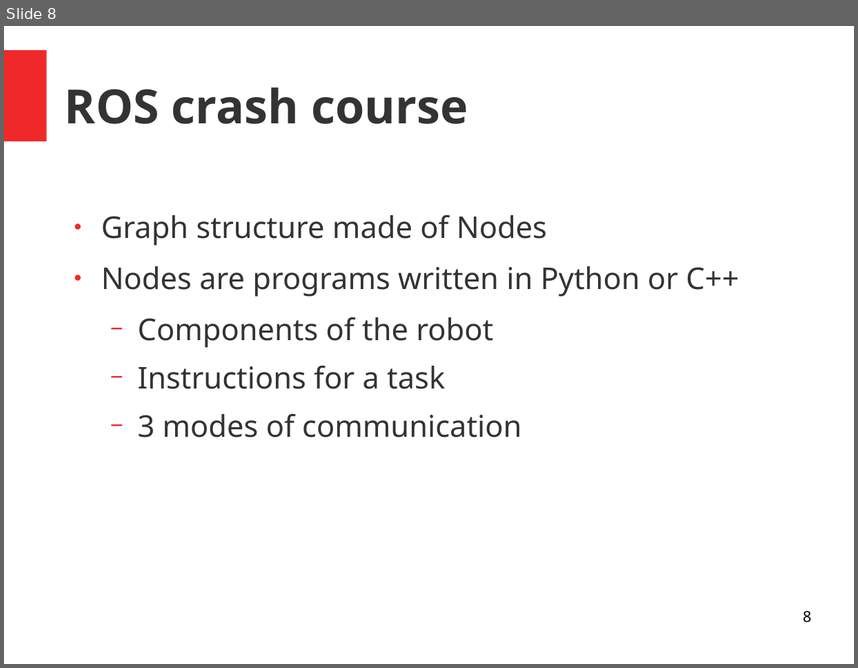
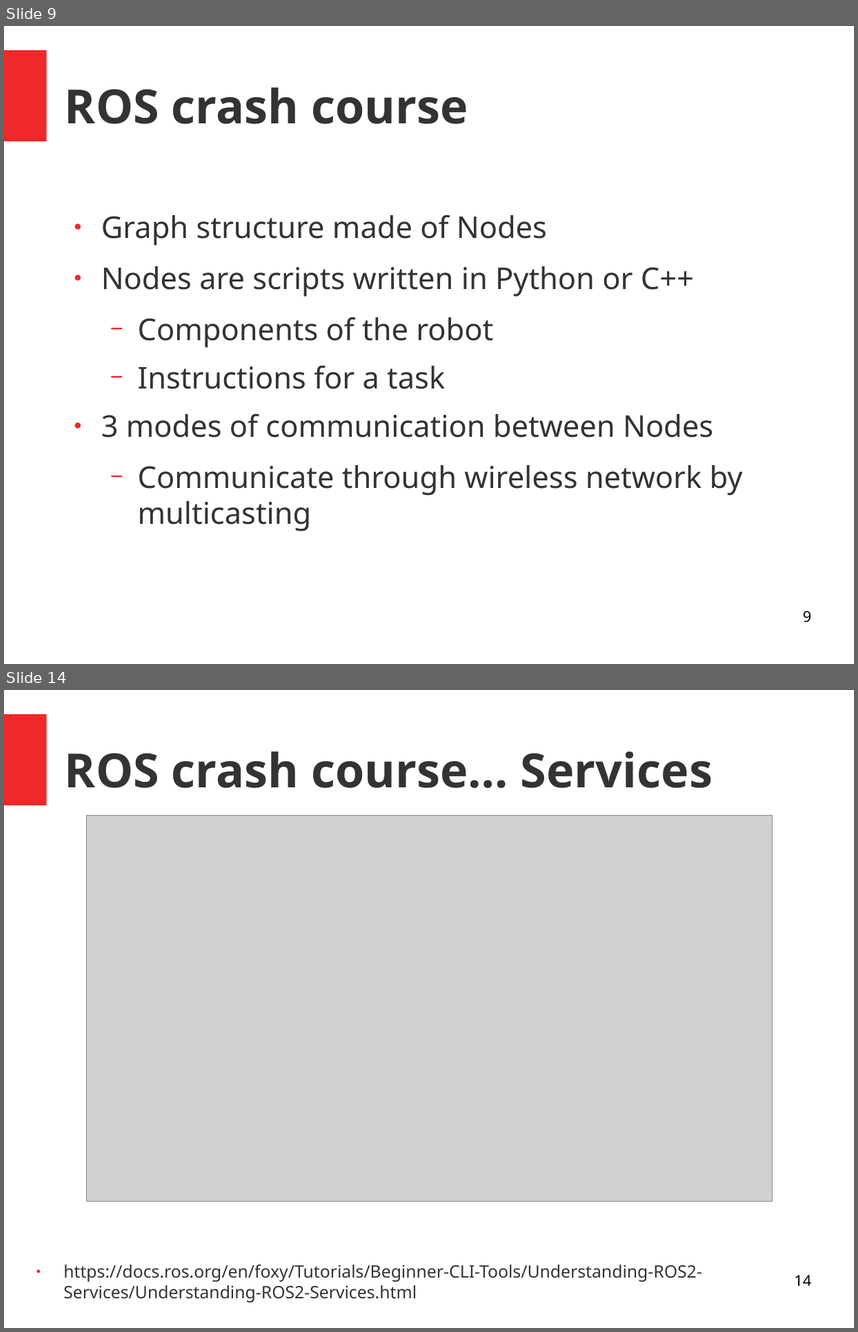
Before and after one commit to huybeme/slam_capstone, a slide deck: presentaton.odp. Shown one above the other, each under a label of ours: slide 8 before the commit, slides 9 and 14 after it; the slides between them are not shown. The pictures are 858x668 and 858x1332 pixels, drawn with LibreOffice and Linux fonts; fonts in the diff are those of the drawing; grey boxes stand for pictures. Boxes give left, top, right and bottom in pixels: in the first picture for what was removed or moved away, otherwise in the second. Text is boxed around its words. In the diff, an @@ line names an element or a change of style, - is before the commit and + after.

```diff
--- a/presentaton.odp
+++ b/presentaton.odp
@@ slide 14 added at (x1=4, y1=690, x2=854, y2=1328), background #FFFFFF; not listed: 1 template element that a slide beside it also shows @@
@@ title added at (x1=65, y1=751, x2=713, y2=788), 44 pt, text #333333, bold @@
+ROS crash course… Services
@@ picture added at (x1=87, y1=816, x2=773, y2=1201) @@
@@ text added at (x1=63, y1=1264, x2=702, y2=1302), 16 pt, text #333333 @@
+● https://docs.ros.org/en/foxy/Tutorials/Beginner-CLI-Tools/Understanding-ROS2-Services/Understanding-ROS2-Services.html
@@ page number added at (x1=794, y1=1274, x2=811, y2=1285), 14 pt, text #000000 @@
+14
@@ what was slide 8 is now slide 9 @@
@@ slide 9 changed as well @@
@@ text at (x1=101, y1=266, x2=694, y2=296): text changed @@
-● Nodes are programs written in Python or C++
+● Nodes are scripts written in Python or C++
@@ text at (x1=101, y1=413, x2=743, y2=531): text changed @@
-  − 3 modes of communication
+● 3 modes of communication between Nodes
+  − Communicate through wireless network by multicasting
@@ page number at (x1=803, y1=610, x2=811, y2=622): text changed @@
-8
+9
```
Also in this commit, not shown: 6 other slides changed, 22 other slides added.
